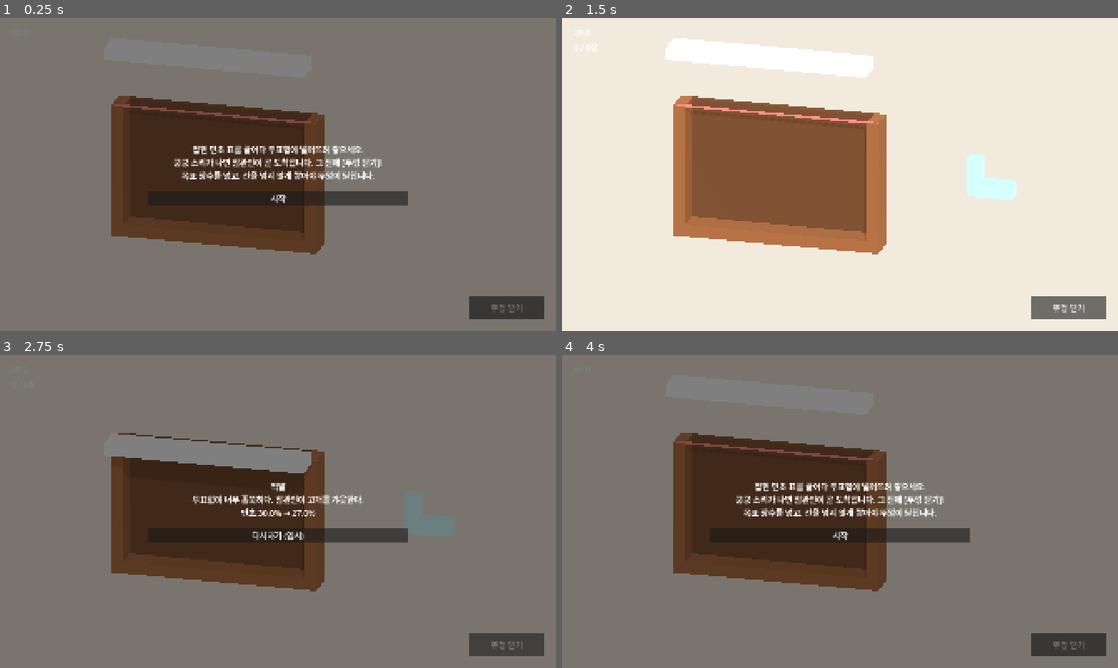
Above: before the commit, frames 1-4 (two rows, left to right).
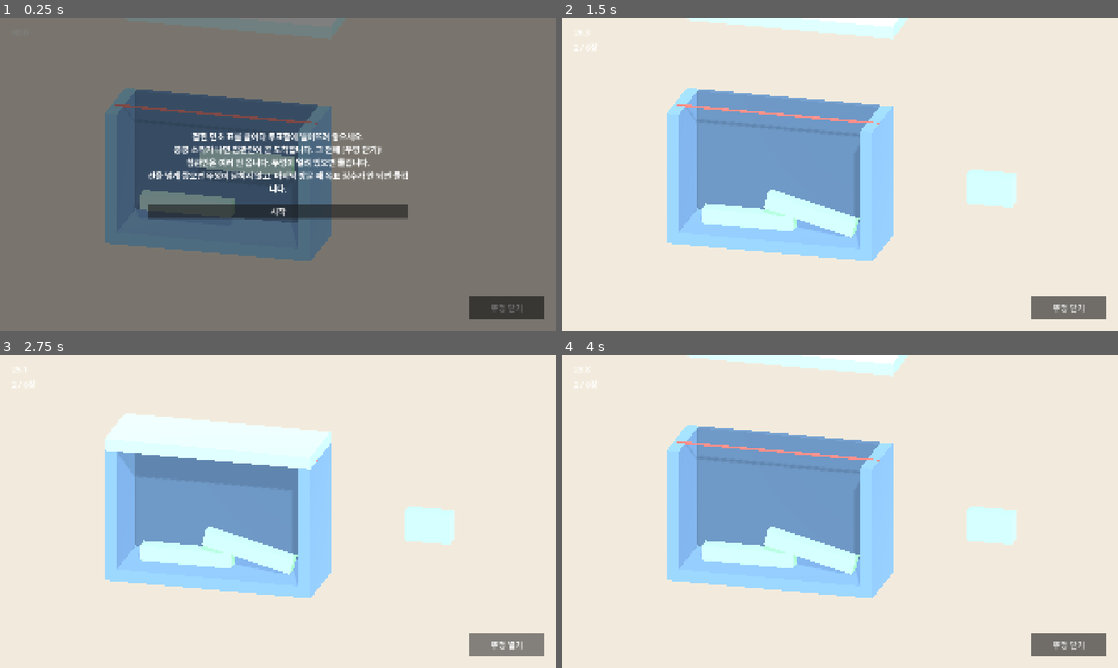
Above: after the commit, the same moments.

Repository: hahaha13791/mincho-game
Game: Godot game, scene res://minigames/ballot_box/ballot_box.tscn
The game is run twice, just before and just after one commit, with the same random seed, the same clock (stepped at 60 frames per second) and the same inputs. The project has no main scene, so this scene is started directly.
Inputs (mouse positions are in pixels of both pictures, inside the frame that each line leads up to):
- Up to frame 1 (0.25 s): no input
- Up to frame 2 (1.5 s): click "뚜껑 닫기" at 0.5 s; click "시작" at 1.25 s
- Up to frame 3 (2.75 s): click "뚜껑 닫기" at 2 s
- Up to frame 4 (4 s): click "뚜껑 닫기" (after the commit: "뚜껑 열기") at 2.75 s; click (840, 536) at 3.5 s, where only the run before the commit has a clickable "다시하기 (임시)"

The runs differ from the first frame. In frame 1, 22% of the frame differs, in the area x 18-74%, y 22-78%; in frame 2, 24%; in frame 3, 100%, in the area x 0-100%, y 0-100%; in frame 4, 100%.

Commit message:
feat(minigames/ballot_box): 참관인 여러 번 방문과 뚜껑 토글, 투표함 모양·색 변경
- 참관인 3회 방문. 뚜껑이 열린 채 도착하면 적발, 닫혀 있으면 2초 머물다 감
- 뚜껑을 여러 번 열고 닫을 수 있고 열린 뚜껑은 뒤로 치워 안쪽을 안 가림
- 상자 깊이를 늘리고 뚜껑을 벽 윗면 크기에 맞춤
- 투표함 색을 palette.ballot_box로 분리 (기존 초콜릿색 제거)
- 시작할 때 표 2장이 상자 안에 들어 있음

Co-Authored-By: Claude Sonnet 5.5 <noreply@anthropic.com>

Diff:
--- a/common/style/palette.gd
+++ b/common/style/palette.gd
@@ -8,3 +8,4 @@
 @export var paper: Color = Color("faf7f0")
 @export var accent: Color = Color("f2b84b")
 @export var danger: Color = Color("d9534f")
+@export var ballot_box: Color = Color("5b7fa6")
--- a/minigames/ballot_box/ballot_box.gd
+++ b/minigames/ballot_box/ballot_box.gd
@@ -11,9 +11,12 @@
 const FLOOR_Y: float = -2.0
 const LINE_Y: float = FLOOR_Y + BOX_H
 const WALL_T: float = 0.4
+const BOX_D: float = 2.5 # 상자 깊이(z)
 const TRAY_POS: Vector3 = Vector3(5.0, 0.0, 0.0)
-const LID_OPEN_Y: float = 4.2
-const LID_CLOSED_Y: float = 2.2
+const LID_T: float = 0.4
+const LID_CLOSED_POS: Vector3 = Vector3(BOX_CENTER_X, LINE_Y + LID_T / 2.0, 0.0) # 벽 윗면에 얹힘
+const LID_OPEN_POS: Vector3 = Vector3(BOX_CENTER_X, LINE_Y + 2.5, -BOX_D) # 뒤로 치워 안쪽을 안 가림
+const LEAVE_TIME: float = 0.5 # 관리인이 돌아가는 시간
 const OBSERVER_FROM_X: float = -10.0
 const OBSERVER_TO_X: float = -6.8
 const KILL_Y: float = -8.0
@@ -26,13 +29,17 @@
 	[Rect2(-0.75, -0.5, 1.5, 1.0)],
 	[Rect2(-0.75, -0.25, 1.5, 0.5), Rect2(-0.75, -0.25, 0.5, 1.25)],
 ]
-const TUTORIAL_TEXT: String = "접힌 민초 표를 끌어다 투표함에 떨어뜨려 쌓으세요.\n쿵쿵 소리가 나면 참관인이 곧 도착합니다. 그 전에 [뚜껑 닫기]!\n목표 장수를 넣고, 선을 넘지 않게 쌓아야 뚜껑이 닫힙니다."
+const TUTORIAL_TEXT: String = "접힌 민초 표를 끌어다 투표함에 떨어뜨려 쌓으세요.\n쿵쿵 소리가 나면 참관인이 곧 도착합니다. 그 전에 [뚜껑 닫기]!\n참관인은 여러 번 옵니다. 뚜껑이 열려 있으면 들킵니다.\n선을 넘게 쌓으면 뚜껑이 닫히지 않고, 마지막 방문 때 목표 장수가 안 되면 들킵니다."
 
 @export var id: StringName = &"ballot_box"
-@export var time_limit: float = 30.0
 @export var target_papers: int = 6
-@export var warn_range: Vector2 = Vector2(12.0, 24.0) # 발소리 시작 시점(초) 범위
+@export var initial_papers: int = 2 # 시작 때 상자 안에 들어 있는 표
+@export var visit_count: int = 3
+@export var first_visit: float = 8.0 # 첫 도착 시각(초)
+@export var visit_gap: float = 8.0 # 방문 간격
+@export var visit_jitter: float = 3.0 # 도착 시각에 더하는 랜덤(0~이 값)
 @export var warn_lead: float = 2.0 # 발소리 → 도착
+@export var stay: float = 2.0 # 도착 후 머무는 시간. 이동안 뚜껑을 못 연다
 @export var safe_margin: float = 1.0 # 도착 전 이 시간 이상 남기고 닫으면 완전범죄
 
 var _papers: Array[BallotPaper] = []
@@ -41,8 +48,12 @@
 var _held_offset: Vector3
 var _state: State = State.TUTORIAL
 var _elapsed: float = 0.0
-var _warn_at: float = 0.0
-var _body: MeshInstance3D
+var _visits: Array[float] = [] # 도착 시각
+var _next_visit: int = 0
+var _lid_closed: bool = false
+var _closed_at: float = 0.0
+var _min_margin: float = INF
+var _lid_tween: Tween
 var _lid: MeshInstance3D
 var _observer: MeshInstance3D
 var _action: Callable
@@ -56,6 +67,9 @@
 func _ready() -> void:
 	$Sun.rotation_degrees = Vector3(-35.0, 20.0, 0.0)
 	_build_visuals()
+	for i in initial_papers: # 상자 안에 미리 들어 있는 표. 시작 전에 물리로 자리잡는다
+		var p: BallotPaper = _make_paper(Vector3(BOX_CENTER_X + (i % 2 - 0.5) * 2.0, FLOOR_Y + 1.0 + i * 1.6, 0.0))
+		p.set_waiting(false)
 	$HUD/CloseButton.pressed.connect(_on_close_pressed)
 	_action_button.pressed.connect(func() -> void: _action.call())
 	_show_overlay(TUTORIAL_TEXT, "시작", _start)
@@ -65,16 +79,38 @@
 	if _state != State.PLAYING:
 		return
 	_elapsed += delta
-	$HUD/TimerLabel.text = "%.1f" % maxf(time_limit - _elapsed, 0.0)
+	var end_at: float = _visits[-1] + stay
+	$HUD/TimerLabel.text = "%.1f" % maxf(end_at - _elapsed, 0.0)
 	_refresh()
-	if _elapsed >= _warn_at:
-		$HUD/AlertLabel.visible = true
-		var t: float = clampf((_elapsed - _warn_at) / warn_lead, 0.0, 1.0)
-		_observer.position.x = lerpf(OBSERVER_FROM_X, OBSERVER_TO_X, t)
-	if _elapsed >= _warn_at + warn_lead:
-		_end(Grade.Rank.CAUGHT, "참관인이 뚜껑을 열었다. 표가 우르르 쏟아졌다.", false)
-	elif _elapsed >= time_limit:
-		_end(Grade.Rank.CAUGHT, "시간 초과. 참관인이 슬쩍 들여다봤다.", false)
+	_move_observer()
+	if _next_visit < _visits.size() and _elapsed >= _visits[_next_visit]:
+		if not _lid_closed:
+			_end(Grade.Rank.CAUGHT, "참관인이 열린 투표함을 들여다봤다. 표가 우르르 쏟아졌다.", false)
+			return
+		_min_margin = minf(_min_margin, _visits[_next_visit] - _closed_at)
+		_next_visit += 1
+	if _elapsed >= end_at:
+		_finish()
+
+
+# 모든 방문 시각에 대해 관리인 위치와 발소리 표시를 갱신한다
+func _move_observer() -> void:
+	var x: float = OBSERVER_FROM_X
+	var warning: bool = false
+	for a in _visits:
+		var t: float = _elapsed - (a - warn_lead)
+		if t >= 0.0 and t < warn_lead + stay + LEAVE_TIME:
+			x = lerpf(OBSERVER_FROM_X, OBSERVER_TO_X, clampf(t / warn_lead, 0.0, 1.0) - clampf((t - warn_lead - stay) / LEAVE_TIME, 0.0, 1.0))
+			warning = t < warn_lead
+	_observer.position.x = x
+	$HUD/AlertLabel.visible = warning
+
+
+func _is_visiting() -> bool:
+	for a in _visits:
+		if _elapsed >= a and _elapsed < a + stay:
+			return true
+	return false
 
 
 func _physics_process(_delta: float) -> void:
@@ -90,7 +126,7 @@
 
 
 func _unhandled_input(event: InputEvent) -> void:
-	if _state != State.PLAYING:
+	if _state != State.PLAYING or _lid_closed:
 		return
 	if event is InputEventMouseButton:
 		var mb: InputEventMouseButton = event
@@ -105,46 +141,66 @@
 	_overlay.hide()
 	_state = State.PLAYING
 	_elapsed = 0.0
-	_warn_at = randf_range(warn_range.x, warn_range.y)
+	_visits.clear()
+	for i in visit_count:
+		_visits.append(first_visit + i * visit_gap + randf_range(0.0, visit_jitter))
 	_spawn_tray_paper()
 	_refresh()
 
 
+# 뚜껑 토글. 선을 넘었으면 닫히지 않고, 관리인이 머무는 동안은 열 수 없다
 func _on_close_pressed() -> void:
 	if _state != State.PLAYING:
 		return
+	if _lid_closed:
+		if _is_visiting():
+			return
+		_set_lid(false)
+		return
+	if _overflows(_in_box()):
+		return # 선 넘음 표시는 FillLabel에 이미 나온다
 	if _held != null:
 		_drop()
+	_closed_at = _elapsed
+	_set_lid(true)
+
+
+func _set_lid(closed: bool) -> void:
+	_lid_closed = closed
+	$HUD/CloseButton.text = "뚜껑 열기" if closed else "뚜껑 닫기"
+	if _lid_tween != null:
+		_lid_tween.kill()
+	_lid_tween = create_tween()
+	_lid_tween.tween_property(_lid, "position", LID_CLOSED_POS if closed else LID_OPEN_POS, 0.25)
+
+
+# 마지막 방문이 끝났을 때: 뚜껑은 닫혀 있고, 장수가 목표를 채웠는지 본다
+func _finish() -> void:
 	var inside: Array[BallotPaper] = _in_box()
-	var overflow: bool = _overflows(inside)
-	var margin: float = _warn_at + warn_lead - _elapsed
-	var rank: Grade.Rank = BallotBoxRules.judge(inside.size(), target_papers, overflow, margin, safe_margin)
+	var rank: Grade.Rank = BallotBoxRules.judge(inside.size(), target_papers, false, _min_margin, safe_margin)
 	var msg: String
-	if overflow:
-		msg = "표가 선을 넘었다. 뚜껑이 닫히지 않는다. 참관인이 빙긋 웃는다."
-	else:
-		match rank:
-			Grade.Rank.PERFECT:
-				msg = "참관인은 아무것도 눈치채지 못했다. 투표함이 조금 배불렀을 뿐."
-			Grade.Rank.SUCCESS:
-				msg = "아슬아슬! 뚜껑이 닫히는 순간 참관인이 들어왔다."
-			_:
-				msg = "투표함이 너무 홀쭉하다. 참관인이 고개를 갸웃한다."
-	_end(rank, msg, not overflow)
+	match rank:
+		Grade.Rank.PERFECT:
+			msg = "참관인은 아무것도 눈치채지 못했다. 투표함이 조금 배불렀을 뿐."
+		Grade.Rank.SUCCESS:
+			msg = "아슬아슬! 뚜껑이 닫히는 순간 참관인이 들어왔다."
+		_:
+			msg = "투표함이 너무 홀쭉하다. 참관인이 고개를 갸웃한다."
+	_end(rank, msg, true)
 
 
 func _end(rank: Grade.Rank, msg: String, close_lid: bool) -> void:
 	if _state == State.ENDED:
 		return
 	_state = State.ENDED
+	$HUD/AlertLabel.visible = false
 	if _held != null:
 		_drop()
 	var before: float = GameState.mincho_percent
 	GameState.submit_result(id, rank)
-	if close_lid:
-		var tw: Tween = create_tween()
-		tw.tween_property(_lid, "position:y", LID_CLOSED_Y, 0.25)
-		await tw.finished
+	if close_lid and not _lid_closed:
+		_set_lid(true)
+		await _lid_tween.finished
 	_show_overlay("%s\n%s\n민초 %.1f%% → %.1f%%" % [Grade.NAMES[rank], msg, before, GameState.mincho_percent], "다시하기 (임시)", _restart)
 
 
@@ -163,14 +219,18 @@
 
 # --- 표 ---
 
-func _spawn_tray_paper() -> void:
+func _make_paper(pos: Vector3) -> BallotPaper:
 	var p: BallotPaper = BallotPaper.new()
 	p.setup(SHAPES.pick_random(), PALETTE.mincho)
-	p.set_waiting(true) # 집기 전까지 위치 고정, 물리 없음
-	p.position = TRAY_POS
+	p.position = pos
 	add_child(p)
 	_papers.append(p)
-	_tray = p
+	return p
+
+
+func _spawn_tray_paper() -> void:
+	_tray = _make_paper(TRAY_POS)
+	_tray.set_waiting(true) # 집기 전까지 위치 고정, 물리 없음
 
 
 func _try_pick(point: Vector3) -> void:
@@ -233,14 +293,14 @@
 	return m
 
 
-func _wall(size: Vector3, pos: Vector3) -> void:
+func _wall(size: Vector3, pos: Vector3, color: Color) -> void:
 	var body: StaticBody3D = StaticBody3D.new()
 	var col: CollisionShape3D = CollisionShape3D.new()
 	var shape: BoxShape3D = BoxShape3D.new()
 	shape.size = size
 	col.shape = shape
 	body.add_child(col)
-	body.add_child(_box(size, PALETTE.anti_mincho))
+	body.add_child(_box(size, color))
 	body.position = pos
 	add_child(body)
 
@@ -259,20 +319,22 @@
 
 	var mid_y: float = FLOOR_Y + BOX_H / 2.0
 	var side_x: float = BOX_W / 2.0 + WALL_T / 2.0
-	_wall(Vector3(WALL_T, BOX_H, 1.0), Vector3(BOX_CENTER_X - side_x, mid_y, 0.0))
-	_wall(Vector3(WALL_T, BOX_H, 1.0), Vector3(BOX_CENTER_X + side_x, mid_y, 0.0))
-	_wall(Vector3(BOX_W + 2.0 * WALL_T, WALL_T, 1.0), Vector3(BOX_CENTER_X, FLOOR_Y - WALL_T / 2.0, 0.0))
-
-	_body = _box(Vector3(BOX_W, BOX_H, 0.2), PALETTE.anti_mincho.darkened(0.3))
-	_body.position = Vector3(BOX_CENTER_X, mid_y, -0.4)
-	add_child(_body)
+	var box_color: Color = PALETTE.ballot_box
+	_wall(Vector3(WALL_T, BOX_H, BOX_D), Vector3(BOX_CENTER_X - side_x, mid_y, 0.0), box_color)
+	_wall(Vector3(WALL_T, BOX_H, BOX_D), Vector3(BOX_CENTER_X + side_x, mid_y, 0.0), box_color)
+	_wall(Vector3(BOX_W + 2.0 * WALL_T, WALL_T, BOX_D), Vector3(BOX_CENTER_X, FLOOR_Y - WALL_T / 2.0, 0.0), box_color)
+
+	var back: MeshInstance3D = _box(Vector3(BOX_W, BOX_H, 0.2), box_color.darkened(0.3))
+	back.position = Vector3(BOX_CENTER_X, mid_y, -BOX_D / 2.0 + 0.1)
+	add_child(back)
 
 	var line: MeshInstance3D = _box(Vector3(BOX_W + 2.0 * WALL_T, 0.06, 0.05), PALETTE.danger)
 	line.position = Vector3(BOX_CENTER_X, LINE_Y, 0.4)
 	add_child(line)
 
-	_lid = _box(Vector3(BOX_W + 0.6, 0.4, 1.0), PALETTE.paper)
-	_lid.position = Vector3(BOX_CENTER_X, LID_OPEN_Y, 1.2)
+	# 뚜껑은 벽 윗면과 같은 크기(폭·깊이)라 닫히면 딱 맞물린다
+	_lid = _box(Vector3(BOX_W + 2.0 * WALL_T, LID_T, BOX_D), box_color.lightened(0.25))
+	_lid.position = LID_OPEN_POS
 	add_child(_lid)
 
 	_observer = _box(Vector3(1.0, 2.0, 1.0), PALETTE.danger)
--- a/minigames/ballot_box/ballot_box_rules.gd
+++ b/minigames/ballot_box/ballot_box_rules.gd
@@ -2,7 +2,7 @@
 extends RefCounted
 
 
-## overflow = 표가 선을 넘어 뚜껑이 안 닫힘, margin = 참관인 도착까지 남은 초 (뚜껑을 닫은 순간)
+## 마지막 방문 때 호출. overflow = 표가 선을 넘음, margin = 모든 방문 중 가장 빠듯했던 "닫은 시점 → 도착" 간격(초)
 static func judge(count: int, target: int, overflow: bool, margin: float, safe_margin: float) -> Grade.Rank:
 	if overflow or count < target:
 		return Grade.Rank.CAUGHT
Not shown, changed: .claude/CLAUDE.md
Not shown, changed: docs/todo/ballot-box.md
Not shown, changed: docs/기획서.md
